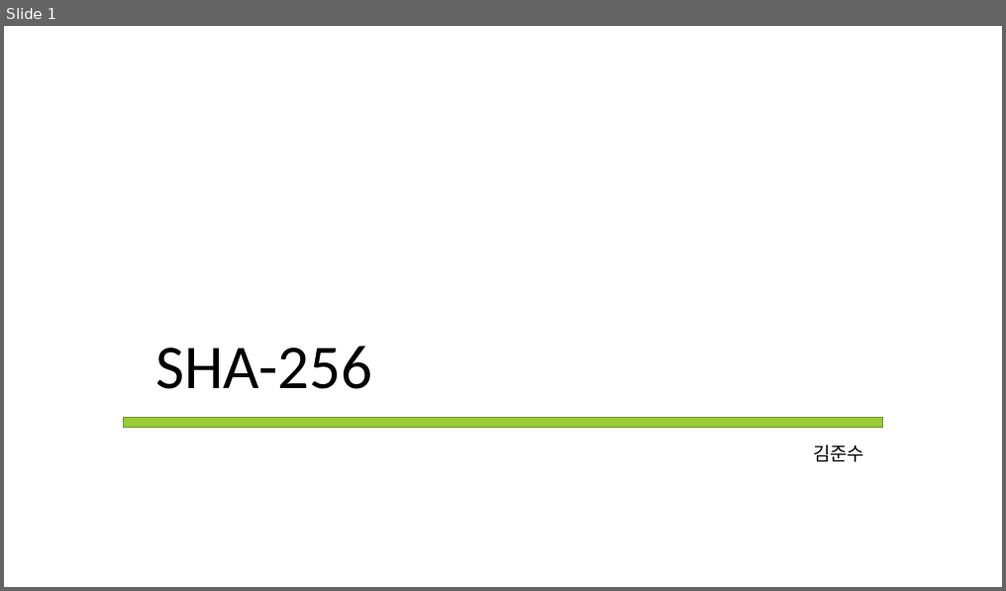
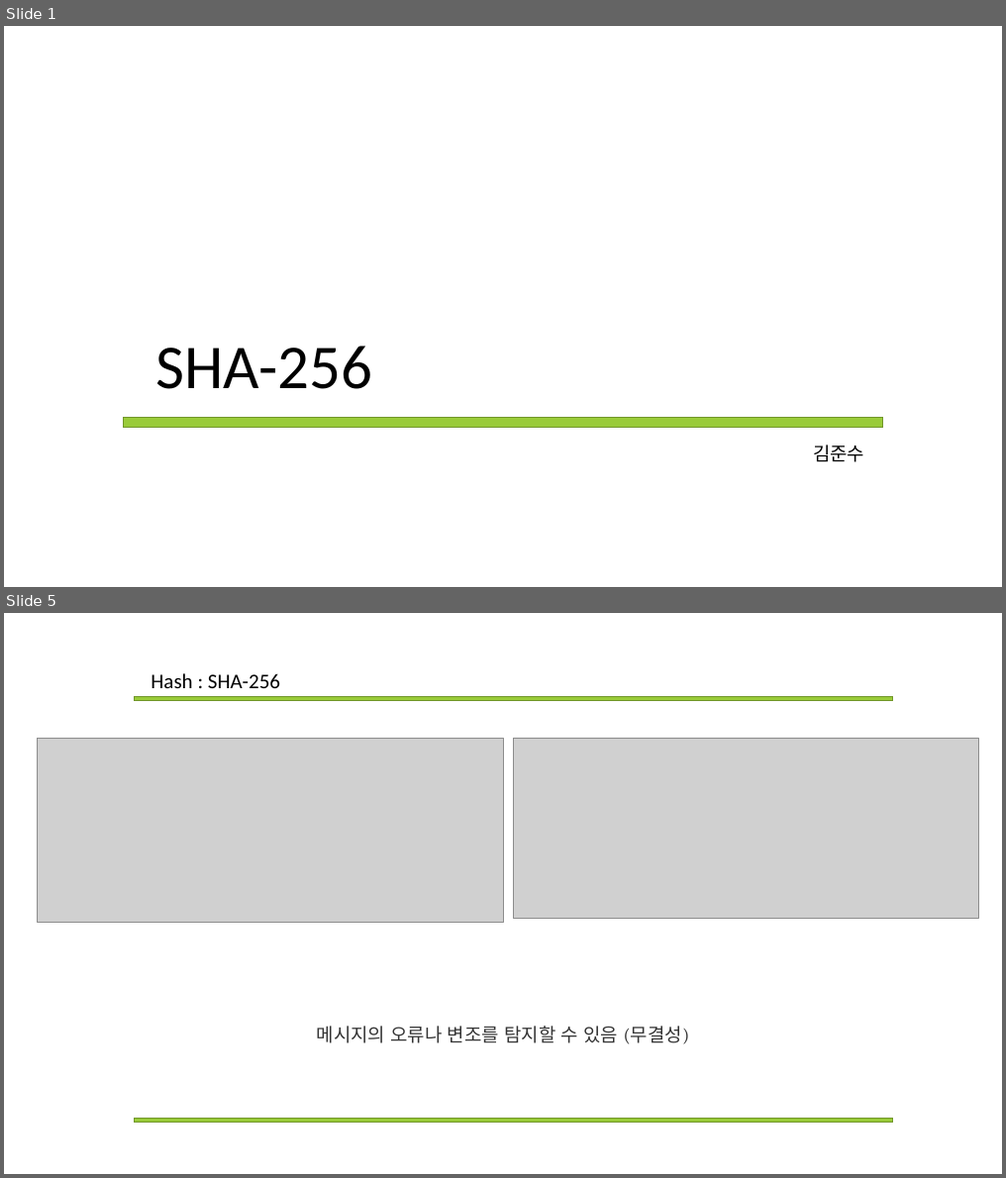
Before and after one commit to Mikusnuz/MyPractice, a slide deck: Study/13. SHA256.pptx. Shown one above the other, each under a label of ours: slide 1 before the commit, slides 1 and 5 after it; the slides between them are not shown. The pictures are 1006x591 and 1006x1178 pixels, drawn with LibreOffice and Linux fonts; fonts in the diff are those of the drawing; grey boxes stand for pictures. Boxes give left, top, right and bottom in pixels: in the first picture for what was removed or moved away, otherwise in the second. Text is boxed around its words. In the diff, an @@ line names an element or a change of style, - is before the commit and + after.

```diff
--- a/Study/13. SHA256.pptx
+++ b/Study/13. SHA256.pptx
@@ slide 5 added at <box>4,613,1002,1174</box>, background #FFFFFF @@
@@ rectangle added at <box>134,697,893,700</box>, fill #99CB38, outline #719629 1 pt @@
@@ text added at <box>151,673,280,688</box>, 20 pt, text #000000 @@
+Hash : SHA-256
@@ picture added at <box>38,739,503,922</box> @@
@@ picture added at <box>513,738,979,919</box> @@
@@ text added at <box>317,1026,690,1045</box>, 18 pt, text #333333 @@
+메시지의 오류나 변조를 탐지할 수 있음 (무결성)
@@ rectangle added at <box>134,1118,893,1122</box>, fill #99CB38, outline #719629 1 pt @@
```
Also in this commit, not shown: 1 slide changed, 7 other slides added, 1 slide removed.
